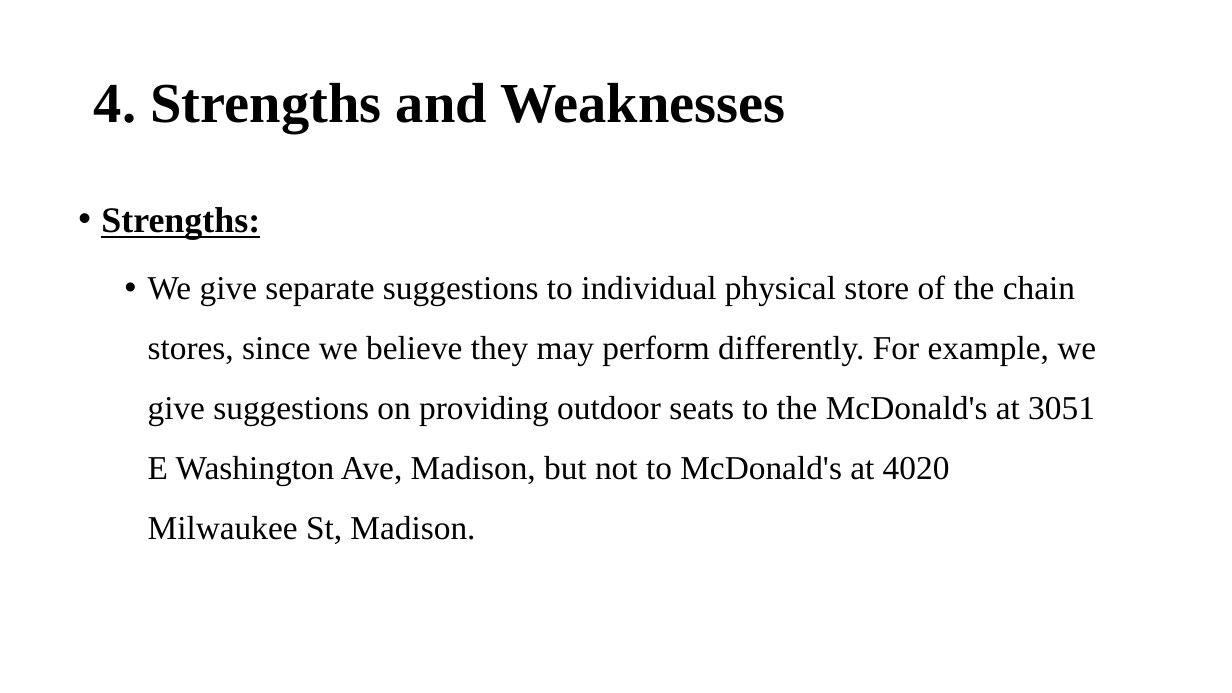
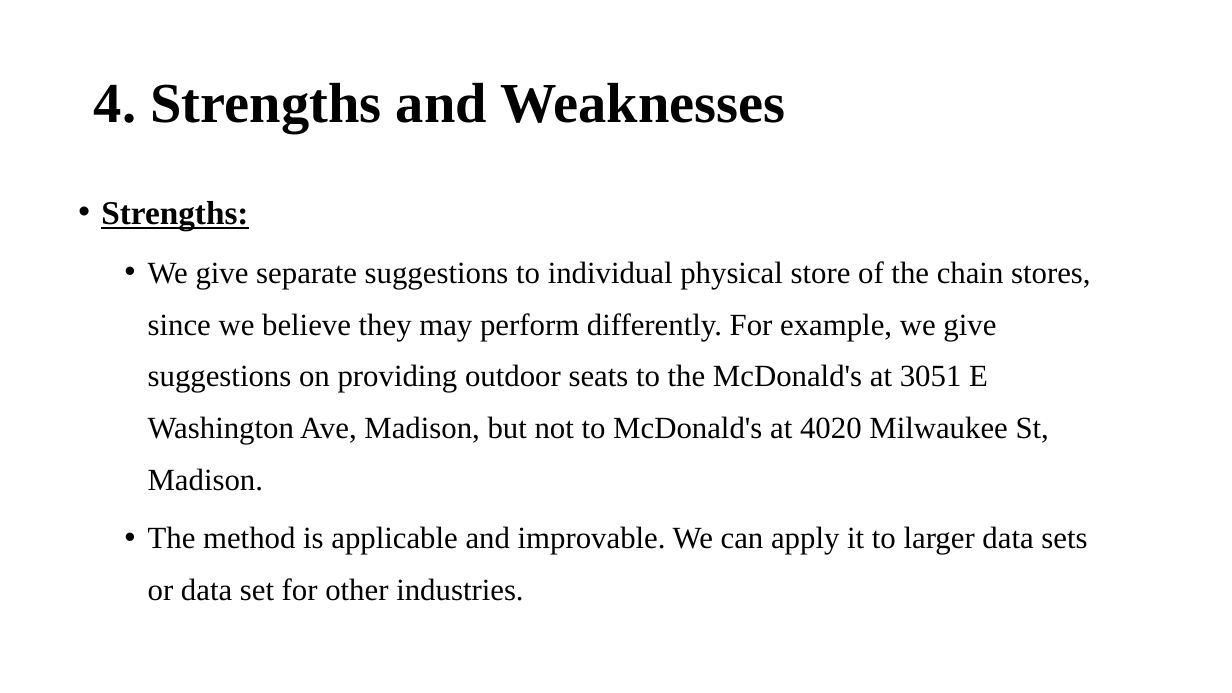
Before and after one commit to Jiawei98/Stat628-Module3, a slide deck: slide 19 of Slides/628module3_Slides.pptx (slide 15 before the commit). Drawn at 1232x693 pixels with LibreOffice and Linux fonts; fonts in the diff are those of the drawing. Boxes give left, top, right and bottom in pixels: in the first picture for what was removed or moved away, otherwise in the second. Text is boxed around its words. In the diff, an @@ line names an element or a change of style, - is before the commit and + after.

```diff
--- a/Slides/628module3_Slides.pptx
+++ b/Slides/628module3_Slides.pptx
@@ text at bbox=[101, 201, 1091, 491]: size 28 to 25.9 pt in "Strengths:"; size 26 to 24.1 pt in "We give separate suggestions to individual physical ..."; line spacing 1.5 to 1.4 @@
@@ text at bbox=[148, 526, 1087, 601]: paragraph added @@
+  • The method is applicable and improvable. We can apply it to larger data sets or data set for other industries.
```
Also in this commit, not shown: 3 other slides changed, 5 slides added, 13 other files.
